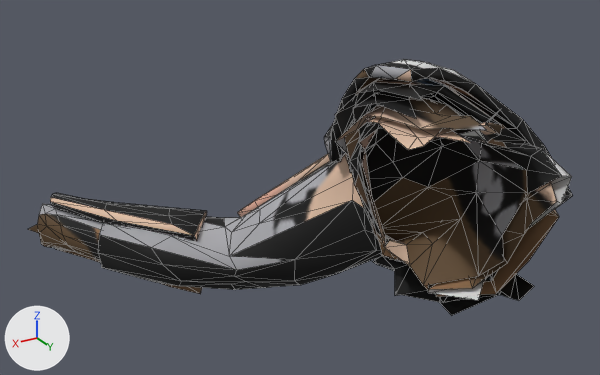
The FBX model resources/models/viewmodel/viewarm_right.fbx: old version first, new version second.
The view is the same before and after, from a 50 mm camera at (0.00411, 0.00439, 0.00248) aimed at (0.00008, -0.00232, -0.00088). Every picture has the same lights, and +X, +Y and +Z are marked at lower left. The picture after the commit comes second. Mesh edges are drawn as thin lines. Where no turn or scale is listed for an object, it has been applied to the vertices.

Names of what the first picture shows: 'arm_left'.
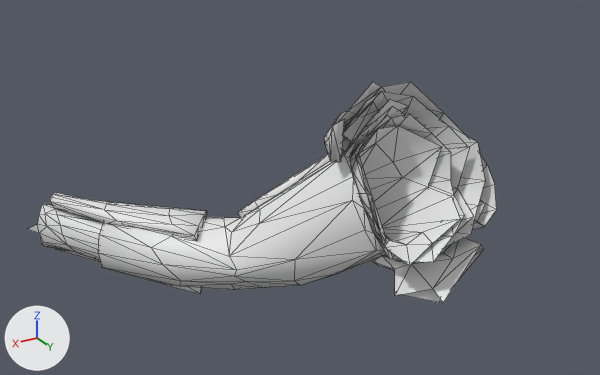
Edits to the bpy script that builds the scene:
```text
Add mat_viewmodel_skin:
    mat_viewmodel_skin = principled_material('Viewmodel_Skin')
    mat_viewmodel_skin.base_color = (0.8, 0.8, 0.8)  # white #e7e7e7
Change me_sm_humanfootman_002:
    used by ob_arm_left; location = (0.0, 0.0, 0.0)
    remove me_sm_humanfootman_002.from_pydata(...)  # 945 vertices, 1755 faces; spans x -0.00176..0.00235, y -0.00503..0.00012, z -0.00247..0.00072
    add me_sm_humanfootman_002.from_pydata(...)  # 696 vertices, 1258 faces; spans x -0.00173..0.00235, y -0.00503..-0.001, z -0.00247..0.00016
    me_sm_humanfootman_002 part 1
    249 vertices are removed from x -0.00176..0.00045, y -0.00203..0.00012, z -0.00191..0.00072
    497 faces are deleted
    me_sm_humanfootman_002 part 2: 1258 faces spanning x -0.00173..0.00235, y -0.00503..-0.001, z -0.00247..0.00016 switch from mat_mat_humanfootman (picture img_footman_color_png) to mat_viewmodel_skin (white #e7e7e7)
```

Location of each change, (x1, y1, x2, y2) in pixels of the pictures (600 x 375 px):
'arm_left', reshaped (14% narrower, 14% shorter)
    before: (28, 59, 573, 315)
    after: (28, 82, 497, 303)
part 1 of me_sm_humanfootman_002, deleted
    before: (332, 59, 573, 315)
part 2 of me_sm_humanfootman_002, recoloured (grey to white)
    before: (28, 119, 461, 303)
    after: (28, 82, 497, 303)
